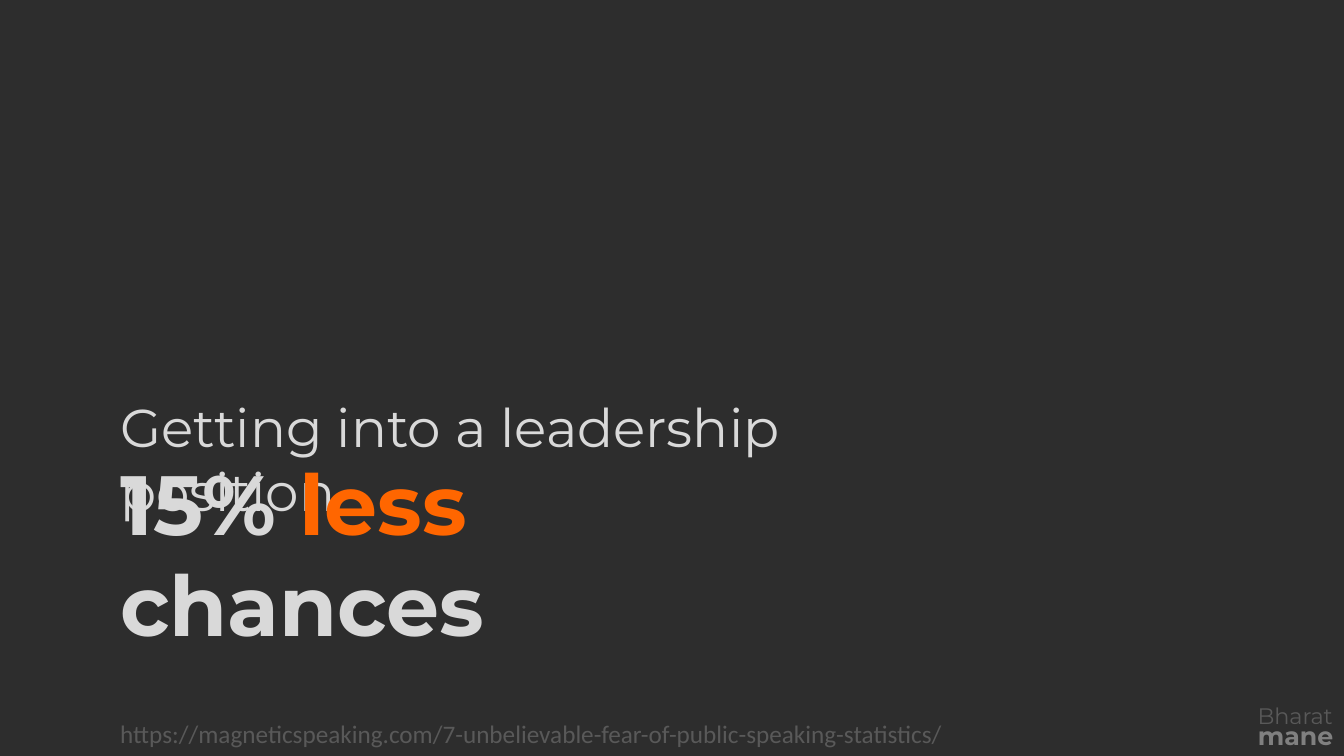
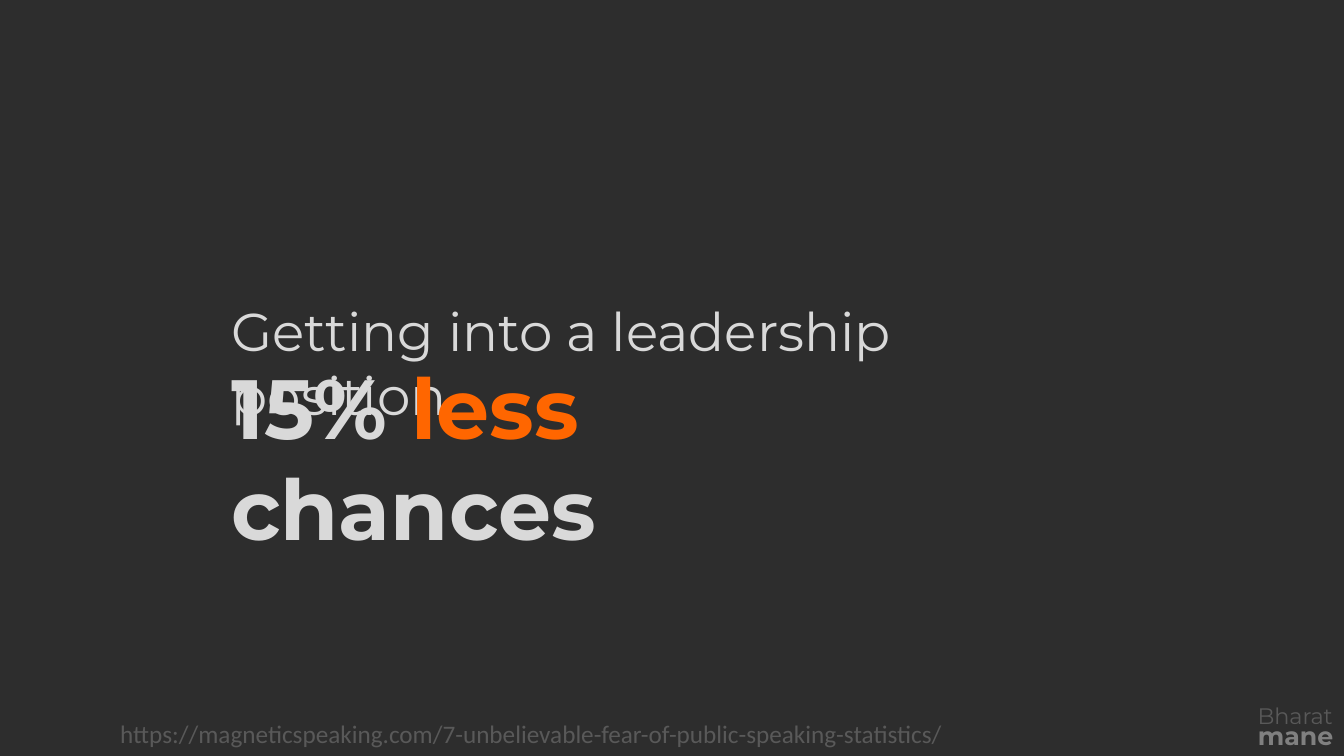
Before and after one commit to bharatmane/presentations, a slide deck: slide 9 of The Art of Presentation/The Art of Presentation.pptx (slide 5 before the commit). Drawn at 1344x756 pixels with LibreOffice and Linux fonts; fonts in the diff are those of the drawing. Boxes give left, top, right and bottom in pixels: in the first picture for what was removed or moved away, otherwise in the second. Text is boxed around its words. In the diff, an @@ line names an element or a change of style, - is before the commit and + after.

```diff
--- a/The Art of Presentation/The Art of Presentation.pptx
+++ b/The Art of Presentation/The Art of Presentation.pptx
@@ text "Getting into a leadership position" moved from (x1=120, y1=407, x2=779, y2=524) to (x1=232, y1=311, x2=891, y2=428) @@
@@ text "15% less chances" moved from (x1=120, y1=453, x2=484, y2=637) to (x1=232, y1=357, x2=596, y2=541) @@
```
Also in this commit, not shown: 6 other slides changed, 7 slides added.
